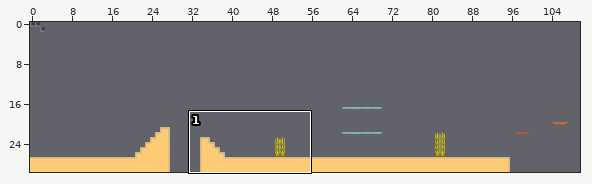
Tiled map, stored at assets/maps/nivel3.tmx. The first picture is a wide view before the edit; the outline marks the close-up.
Close-up. As it was:
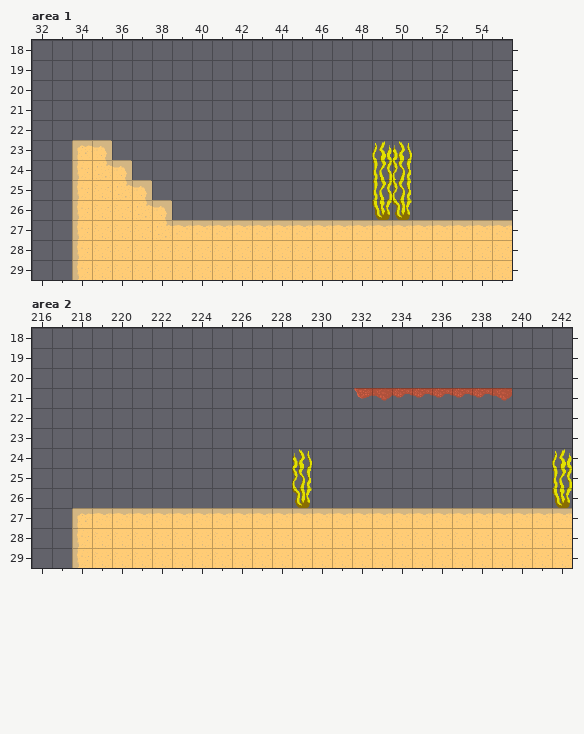
Cells are 32x32 px. Shown: area 1 x 32..55, y 18..29; area 2 x 216..242, y 18..29. The commit also changed other parts of the map, which this record leaves out.
The result:
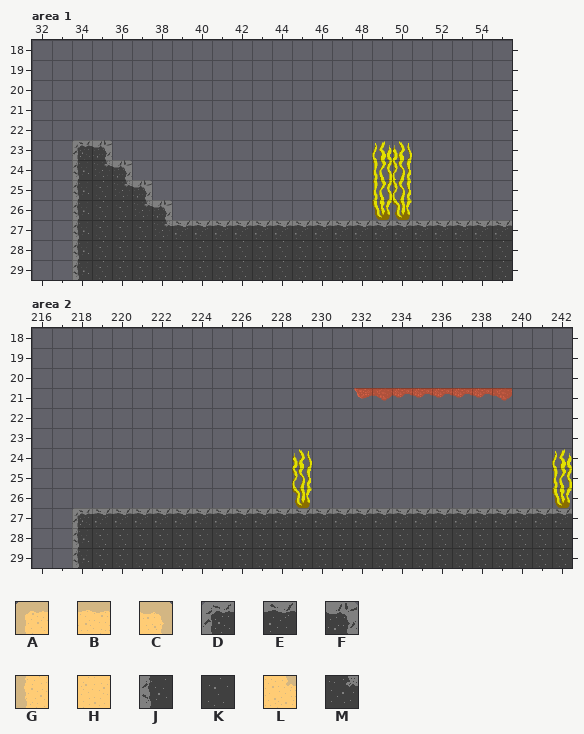
Key: from "Tiles - Beach": A 0, B 1, C 2, D 8, E 9, F 10, G 12, H 13, J 20, K 21, L 48, M 56.
_ is an empty cell, . an unchanged one.
Difference:
--- layer "Capa de patrones 1", area 1
@@ x 34..55 @@
-23 AC....................
-24 GLC...................
-25 GHLC..................
-26 GHHLC.................
-27 GHHHLBBBBBBBBBBBBBBBBB
-28 GHHHHHHHHHHHHHHHHHHHHH
-29 GHHHHHHHHHHHHHHHHHHHHH
+23 DF....................
+24 JMF...................
+25 JKMF..................
+26 JKKMF.................
+27 JKKKMEEEEEEEEEEEEEEEEE
+28 JKKKKKKKKKKKKKKKKKKKKK
+29 JKKKKKKKKKKKKKKKKKKKKK
--- layer "Capa de patrones 1", area 2
@@ x 218..242 @@
-27 ABBBBBBBBBBBBBBBBBBBBBBBB
-28 GHHHHHHHHHHHHHHHHHHHHHHHH
-29 GHHHHHHHHHHHHHHHHHHHHHHHH
+27 DEEEEEEEEEEEEEEEEEEEEEEEE
+28 JKKKKKKKKKKKKKKKKKKKKKKKK
+29 JKKKKKKKKKKKKKKKKKKKKKKKK
Where, in picture pixels (left, top, right, bottom), the same in both close-ups:
changed: (72, 140, 512, 280)
changed: (72, 508, 572, 568)
